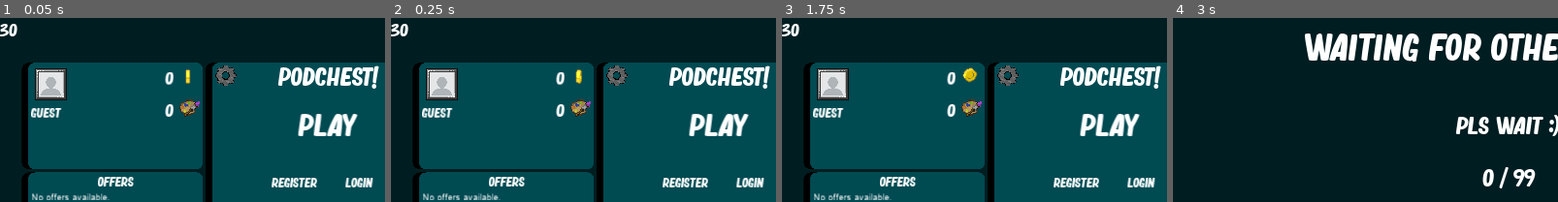
Above: before the commit, frames 1-4 (left to right).
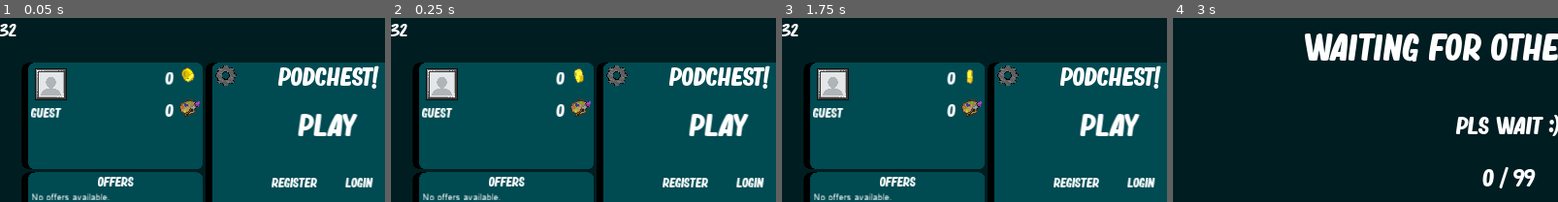
Above: after the commit, the same moments.

Repository: Ludermis/Podchest
Game: Godot game, scene res://Prefabs/Scenes/MainScene.tscn
Same seed, same stepped clock (60 frames per second), same inputs: the game is played once before the commit and once after it.
Inputs (mouse positions are % of the whole screen's width and height, from its top left):
- Up to frame 1 (0.05 s): no input
- Up to frame 2 (0.25 s): no input
- Up to frame 3 (1.75 s): click "Play" at 0.5 s; click "Main Menu" at 1.25 s
- Up to frame 4 (3 s): click "Play" at 2 s; tap Enter at 2.75 s; move the mouse to (72, 44) at 2.77 s; hold D (right) from 2.78 s (still down); click (72, 44) at 2.85 s
The pictures show only the part of the screen within x 7-57%, y 0-50%; the shares and areas given below are measured in that part.

The runs differ from the first frame. In frame 1, 0.3% of the frame differs, in the area x 2-51%, y 3-36%; in frame 2, 0.2%; in frame 3, 0.3%; in frame 4, nothing differs.

Commit message:
Lynext
Build 32

Diff:
--- a/Prefabs/Scenes/MainScene.tscn
+++ b/Prefabs/Scenes/MainScene.tscn
@@ -481,7 +481,7 @@
 position = Vector2( 411.432, 42.1931 )
 scale = Vector2( 2, 2 )
 frames = SubResource( 13 )
-frame = 7
+frame = 5
 playing = true
 
 [node name="APSprite" type="AnimatedSprite" parent="AccountPanel"]
--- a/Scripts/Base/Character.gd
+++ b/Scripts/Base/Character.gd
@@ -58,10 +58,14 @@
 		impacts[i].update(delta)
 
 func updateImpactInfo (which, data):
+	if !impacts.has(which):
+		return
 	for i in data:
 		impacts[which].set(i,data[i])
 
 func impactCalled (which, funcName, data):
+	if !impacts.has(which):
+		return
 	impacts[which].callv(funcName,data)
 
 func setDesiredDirection (dir):
--- a/Scripts/Global/Vars.gd
+++ b/Scripts/Global/Vars.gd
@@ -17,7 +17,7 @@
 var objects = {}
 var roomMaster = -1
 var ping = 9999
-var build = "30"
+var build = "32"
 var buildConfirmed = false
 var newBuildIfMineWrong
 
--- a/project.godot
+++ b/project.godot
@@ -26,13 +26,15 @@
 Vars="*res://Scripts/Global/Vars.gd"
 Client="*res://Scripts/Network/Client.gd"
 
+[debug]
+
+settings/fps/force_fps=60
+
 [display]
 
 window/size/width=1920
 window/size/height=937
-window/size/resizable=false
-window/size/test_width=1280
-window/size/test_height=720
+window/vsync/use_vsync=false
 mouse_cursor/custom_image="res://Sprites/Misc/cursor.png"
 window/stretch/mode="2d"
 window/stretch/aspect="keep"
